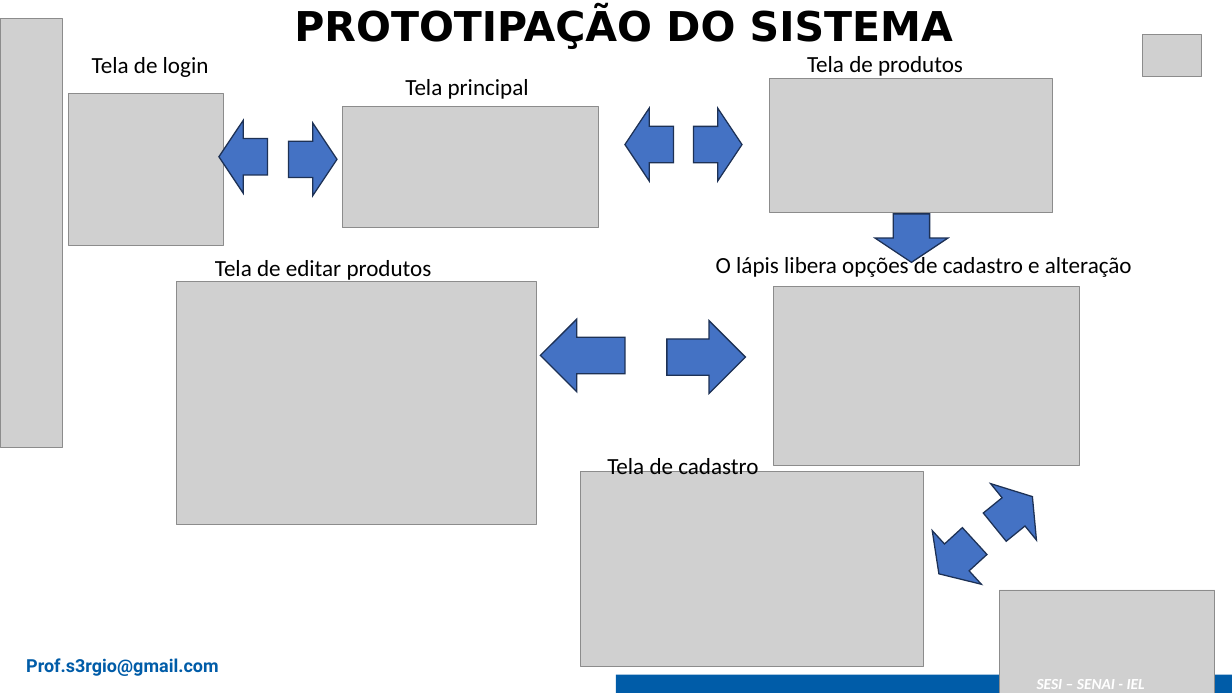
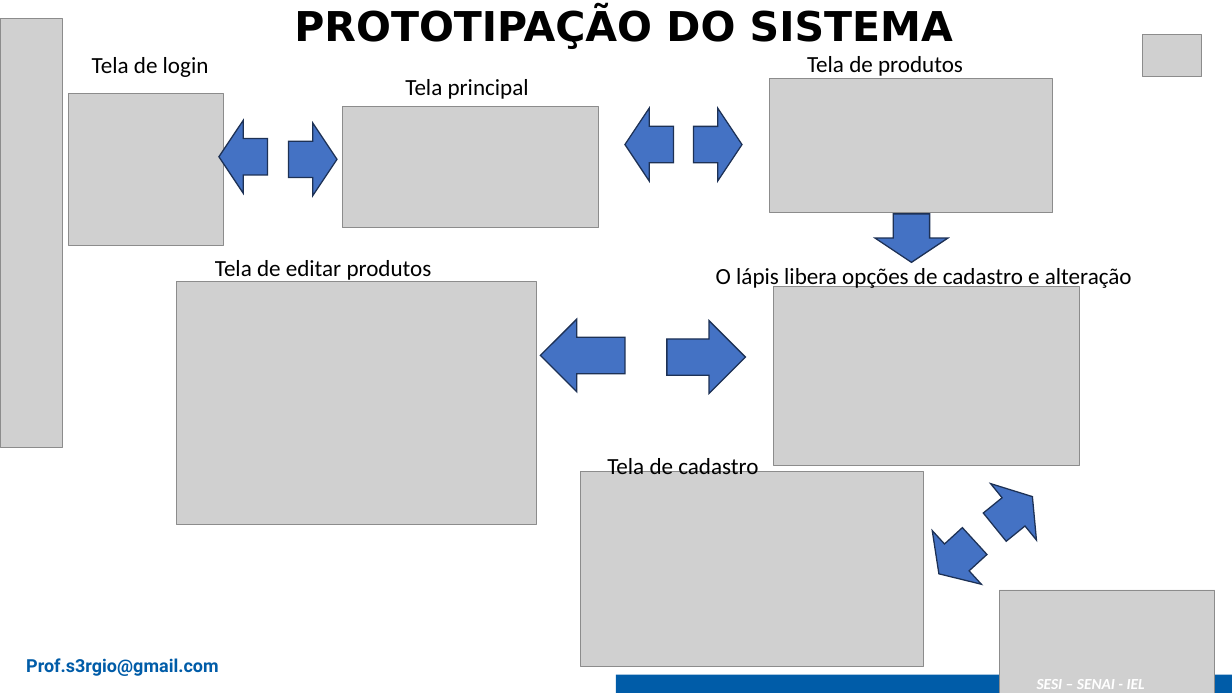
Before and after one commit to gustavotobler/SA_PADARIAALEMAO, a slide deck: slide 6 of 2025_Modelo Apresentação Senai - SA.pptx. Drawn at 1232x693 pixels with LibreOffice and Linux fonts; fonts in the diff are those of the drawing; grey boxes stand for pictures. Boxes give left, top, right and bottom in pixels: in the first picture for what was removed or moved away, otherwise in the second. Text is boxed around its words. In the diff, an @@ line names an element or a change of style, - is before the commit and + after.

```diff
--- a/2025_Modelo Apresentação Senai - SA.pptx
+++ b/2025_Modelo Apresentação Senai - SA.pptx
@@ text "O lápis libera opções de ..." moved from (x1=716, y1=253, x2=1132, y2=277) to (x1=716, y1=268, x2=1132, y2=291) @@
```
Also in this commit, not shown: 1 other file.
